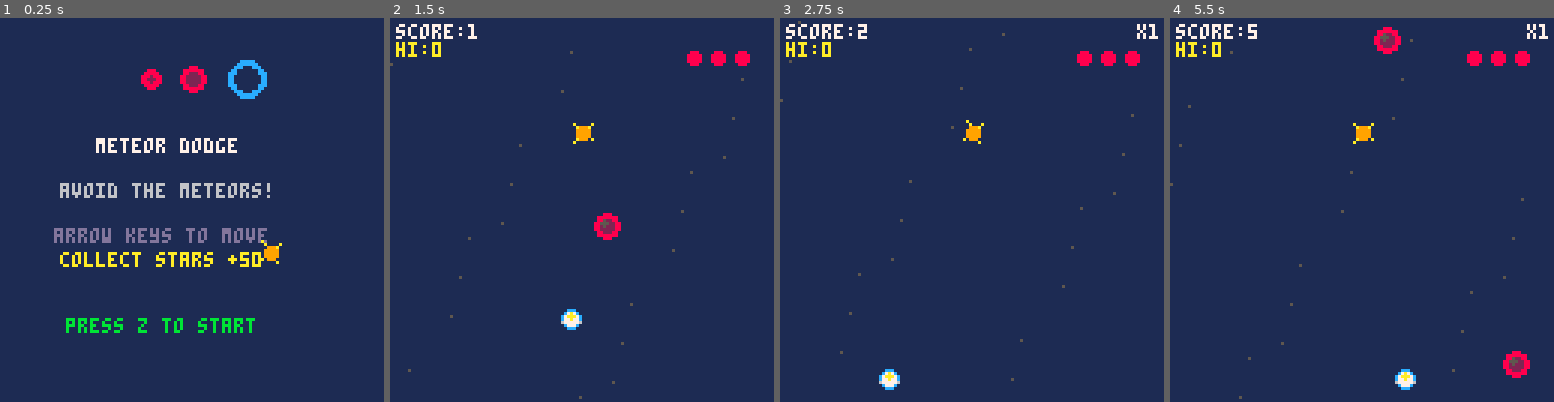
Above: before the commit, frames 1-4 (left to right).
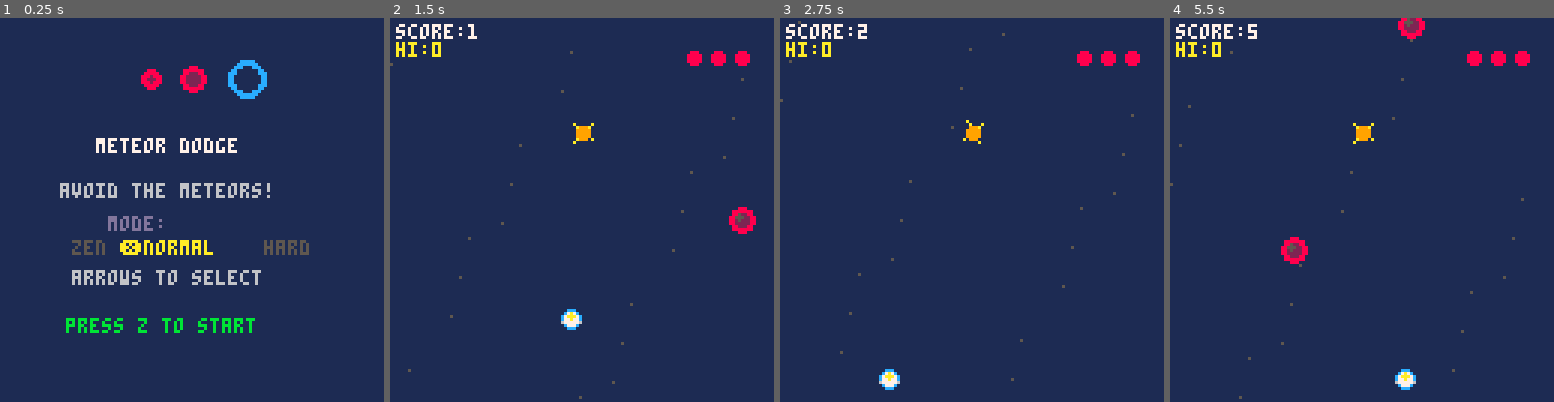
Above: after the commit, the same moments.

Repository: jeffcampbell/game-a-day
Game: PICO-8 cartridge games/2026-02-26/game.p8
Same seed, same stepped clock (60 frames per second), same inputs: the game is played once before the commit and once after it.
Inputs:
- Up to frame 1 (0.25 s): no input
- Up to frame 2 (1.5 s): tap O (Z key) at 0.33, 0.7, 1.43 s; tap X (X key) at 1.07 s
- Up to frame 3 (2.75 s): hold Left 1.97-2.37 s; tap X (X key) at 2.07, 2.4, 2.73 s; tap O (Z key) at 2.22 s; hold Down from 2.42 s (still down)
- Up to frame 4 (5.5 s): release Down at 2.82 s; hold Right 2.87-3.53 s; tap X (X key) every 0.33 s from 3.07 to 5.4 s; tap O (Z key) at 3.1, 3.98, 4.87 s; hold Up 3.58-4.08 s; hold Right 4.13-4.53 s; hold Down 4.58-5.08 s; hold Left from 5.13 s (still down)

The runs differ from the first frame. In frame 1, 3.6% of the frame differs, in the area x 14-81%, y 51-70%; in frame 2, 0.7%; in frame 3, 0.1%; in frame 4, 1.5%.

Commit message:
Add enemy movement patterns and difficulty modes to Meteor Dodge
GAMEPLAY ENHANCEMENTS:
- Added 3 enemy movement patterns during waves:
  * Convergence: meteors spawn wider and arc toward center
  * Scatter: meteors spawn in cluster and spread outward
  * Zigzag: meteors oscillate left/right as they fall
- Patterns rotate every 4-6 seconds during active waves
- Pattern system only activates during waves (idle = normal falling)

DIFFICULTY MODES:
- ZEN MODE: No waves, no boss, relaxed spawning for learning
- NORMAL MODE: Current difficulty (waves at 20s, boss at difficulty 2+)
- HARD MODE: Earlier waves (10s), longer/more intense, boss at difficulty 1+, 20% faster meteors
- Modes selectable from menu with arrow keys
- Selected mode persists across sessions via cartdata
- Menu displays current mode with highlight

TECHNICAL:
- Added difficulty_preset variable (1=zen, 2=normal, 3=hard)
- Added pattern_type and pattern_timer for pattern state machine
- Modified spawn_meteor() to apply velocity based on active pattern
- Updated meteor movement to handle horizontal velocity and zigzag
- All state changes properly logged for testing
- Token usage remains well under 8192 limit

Co-Authored-By: Claude Sonnet 4.5 <noreply@anthropic.com>

Diff:
--- a/games/2026-02-26/game.p8
+++ b/games/2026-02-26/game.p8
@@ -39,6 +39,13 @@
 last_score_time = 0
 last_difficulty = 1
 
+-- difficulty preset: 1=zen, 2=normal, 3=hard
+difficulty_preset = 2
+
+-- pattern system (active during waves)
+pattern_type = nil  -- nil, 1=convergence, 2=scatter, 3=zigzag
+pattern_timer = 0
+
 -- combo system
 combo = 0
 last_combo_time = 0
@@ -91,6 +98,10 @@
 function _init()
   cartdata("meteor_dodge_v1")
   highscore = dget(0)
+  difficulty_preset = dget(1)
+  if difficulty_preset < 1 or difficulty_preset > 3 then
+    difficulty_preset = 2  -- default to normal
+  end
   music(0)  -- menu music
   _log("music:menu")
   _log("init")
@@ -134,9 +145,25 @@
 end
 
 function update_menu()
-  if (test_input() & 16) > 0 then
+  local buttons = test_input()
+
+  -- mode selection with arrow keys
+  if (buttons & 1) > 0 and difficulty_preset > 1 then
+    difficulty_preset -= 1
+    dset(1, difficulty_preset)
+    sfx(4)  -- ui sound
+    _log("mode_select:"..get_mode_name())
+  elseif (buttons & 2) > 0 and difficulty_preset < 3 then
+    difficulty_preset += 1
+    dset(1, difficulty_preset)
+    sfx(4)  -- ui sound
+    _log("mode_select:"..get_mode_name())
+  end
+
+  if (buttons & 16) > 0 then
     sfx(4)  -- ui select
     _log("sfx:ui_select")
+    _log("mode:"..get_mode_name())
     state = "play"
     score = 0
     lives = 3
@@ -154,7 +181,21 @@
     last_score_time = t()
     game_start_time = t()
     wave_state = "idle"
-    wave_timer = 1200 + rnd(600)  -- 20-30 seconds to first wave
+    pattern_type = nil
+    pattern_timer = 0
+
+    -- set wave timing based on difficulty preset
+    if difficulty_preset == 1 then
+      -- zen mode: no waves
+      wave_timer = 999999
+    elseif difficulty_preset == 3 then
+      -- hard mode: waves start at 10s
+      wave_timer = 600 + rnd(300)
+    else
+      -- normal mode: waves start at 20-30s
+      wave_timer = 1200 + rnd(600)
+    end
+
     wave_warning = 0
     boss_active = false
     boss_meteor = nil
@@ -175,6 +216,12 @@
   end
 end
 
+function get_mode_name()
+  if difficulty_preset == 1 then return "zen"
+  elseif difficulty_preset == 3 then return "hard"
+  else return "normal" end
+end
+
 function spawn_meteor()
   -- determine meteor type based on difficulty
   -- types: 1=fast/red, 2=slow/blue, 3=normal/gray
@@ -215,14 +262,40 @@
     crad = 6
   end
 
+  -- apply hard mode speed boost
+  if difficulty_preset == 3 then
+    speed_mult *= 1.2
+  end
+
+  -- calculate spawn position and velocity based on pattern
+  local spawn_x, vx = rnd(112) + 8, 0
+  local vy = (1 + rnd(1 + difficulty * 0.3)) * speed_mult
+
+  if pattern_type == 1 then
+    -- convergence: spawn wider, arc toward center
+    spawn_x = rnd(128)
+    local center_dir = sgn(64 - spawn_x)
+    vx = center_dir * 0.3
+  elseif pattern_type == 2 then
+    -- scatter: spawn center, spread outward
+    spawn_x = 56 + rnd(16)
+    vx = (spawn_x - 64) / 20
+  elseif pattern_type == 3 then
+    -- zigzag: spawn offset, oscillate
+    spawn_x = rnd(112) + 8
+    -- oscillation handled in update
+  end
+
   add(meteors, {
-    x = rnd(112) + 8,
+    x = spawn_x,
     y = -8,
-    speed = (1 + rnd(1 + difficulty * 0.3)) * speed_mult,
+    speed = vy,
+    vx = vx,
     type = mtype,
     size = size,
     crad = crad,
-    near_player = false
+    near_player = false,
+    zigzag_phase = rnd(1)  -- for zigzag pattern
   })
 
   local tname = "normal"
@@ -344,67 +417,114 @@
     last_difficulty = difficulty
   end
 
-  -- wave system
-  wave_timer -= 1
-
-  if wave_state == "idle" then
-    -- countdown to next wave
-    if wave_timer <= 120 and wave_warning == 0 then
-      -- start warning 2 seconds before wave
-      wave_warning = 120
-      sfx(3)  -- warning sound
-      _log("wave_warning")
-    end
-
-    if wave_warning > 0 then
-      wave_warning -= 1
-    end
-
-    if wave_timer <= 0 then
-      -- start wave
-      wave_state = "active"
-      wave_timer = 480 + rnd(240)  -- 8-12 seconds
-      wave_warning = 0
-      sfx(3)
-      _log("wave_start")
-    end
-  elseif wave_state == "active" then
-    -- wave is active - spawn meteors faster
-
-    -- boss spawn logic: end of wave + difficulty 2+
-    if not boss_active and wave_timer <= 180 and wave_timer > 170 and difficulty >= 2 then
-      boss_active = true
-      boss_warning = 60  -- 1 second warning
-      sfx(3)  -- warning sound
-      _log("boss_warning")
-    end
-
-    -- spawn boss after warning
-    if boss_active and boss_warning > 0 then
-      boss_warning -= 1
-      if boss_warning == 0 then
-        boss_meteor = {
-          x = rnd(112) + 8,
-          y = -12,
-          speed = 0.3,
-          type = 4,  -- boss type
-          size = 8,
-          crad = 12,
-          near_player = false,
-          health = 3
-        }
-        _log("boss_spawn")
-      end
-    end
-
-    if wave_timer <= 0 then
-      -- end wave
-      wave_state = "idle"
-      wave_timer = 1200 + rnd(600)  -- 20-30 seconds cooldown
-      boss_active = false
-      boss_meteor = nil
-      boss_warning = 0
-      _log("wave_end")
+  -- wave system (disabled in zen mode)
+  if difficulty_preset != 1 then
+    wave_timer -= 1
+
+    if wave_state == "idle" then
+      -- clear pattern when not in wave
+      if pattern_type != nil then
+        pattern_type = nil
+        _log("pattern:normal")
+      end
+
+      -- countdown to next wave
+      if wave_timer <= 120 and wave_warning == 0 then
+        -- start warning 2 seconds before wave
+        wave_warning = 120
+        sfx(3)  -- warning sound
+        _log("wave_warning")
+      end
+
+      if wave_warning > 0 then
+        wave_warning -= 1
+      end
+
+      if wave_timer <= 0 then
+        -- start wave
+        wave_state = "active"
+
+        -- hard mode: longer, more intense waves
+        if difficulty_preset == 3 then
+          wave_timer = 600 + rnd(300)  -- 10-15 seconds
+        else
+          wave_timer = 480 + rnd(240)  -- 8-12 seconds
+        end
+
+        wave_warning = 0
+
+        -- initialize pattern system
+        pattern_type = 1  -- start with convergence
+        pattern_timer = 240 + rnd(120)  -- 4-6 seconds
+        _log("wave_pattern:convergence")
+
+        sfx(3)
+        _log("wave_start")
+      end
+    elseif wave_state == "active" then
+      -- wave is active - spawn meteors faster
+
+      -- rotate patterns during wave
+      pattern_timer -= 1
+      if pattern_timer <= 0 then
+        -- cycle to next pattern
+        pattern_type += 1
+        if pattern_type > 3 then pattern_type = 1 end
+
+        pattern_timer = 240 + rnd(120)  -- 4-6 seconds
+
+        local pname = "convergence"
+        if pattern_type == 2 then pname = "scatter"
+        elseif pattern_type == 3 then pname = "zigzag" end
+        _log("wave_pattern:"..pname)
+      end
+
+      -- boss spawn logic
+      local boss_difficulty_req = difficulty_preset == 3 and 1 or 2
+      if not boss_active and wave_timer <= 180 and wave_timer > 170 and difficulty >= boss_difficulty_req then
+        boss_active = true
+        boss_warning = 60  -- 1 second warning
+        sfx(3)  -- warning sound
+        _log("boss_warning")
+      end
+
+      -- spawn boss after warning
+      if boss_active and boss_warning > 0 then
+        boss_warning -= 1
+        if boss_warning == 0 then
+          boss_meteor = {
+            x = rnd(112) + 8,
+            y = -12,
+            speed = 0.3,
+            vx = 0,
+            type = 4,  -- boss type
+            size = 8,
+            crad = 12,
+            near_player = false,
+            health = 3,
+            zigzag_phase = 0
+          }
+          _log("boss_spawn")
+        end
+      end
+
+      if wave_timer <= 0 then
+        -- end wave
+        wave_state = "idle"
+
+        -- hard mode: shorter cooldown
+        if difficulty_preset == 3 then
+          wave_timer = 600 + rnd(300)  -- 10-15 seconds
+        else
+          wave_timer = 1200 + rnd(600)  -- 20-30 seconds
+        end
+
+        boss_active = false
+        boss_meteor = nil
+        boss_warning = 0
+        pattern_type = nil
+        _log("wave_end")
+      end
     end
   end
 
@@ -444,6 +564,17 @@
       speed *= slowtime_mult
     end
     m.y += speed
+
+    -- apply horizontal movement based on pattern
+    if m.vx then
+      m.x += m.vx
+    end
+
+    -- zigzag pattern: oscillate left/right
+    if pattern_type == 3 then
+      m.zigzag_phase += 0.02
+      m.x += cos(m.zigzag_phase) * 1.5
+    end
 
     -- track if meteor gets near player (dodge zone)
     if not m.near_player then
@@ -543,6 +674,11 @@
       speed *= slowtime_mult
     end
     boss_meteor.y += speed
+
+    -- apply horizontal movement if present
+    if boss_meteor.vx then
+      boss_meteor.x += boss_meteor.vx
+    end
 
     -- track if boss gets near player (dodge zone)
     if not boss_meteor.near_player then
@@ -757,8 +893,32 @@
 function draw_menu()
   print("meteor dodge", 32, 40, 7)
   print("avoid the meteors!", 20, 55, 6)
-  print("arrow keys to move", 18, 70, 13)
-  print("collect stars +50", 20, 78, 10)
+
+  -- difficulty mode selection
+  print("mode:", 36, 66, 13)
+
+  -- zen mode
+  local zen_col = difficulty_preset == 1 and 10 or 5
+  print("zen", 24, 74, zen_col)
+  if difficulty_preset == 1 then
+    print("\151", 16, 74, 10)  -- arrow
+  end
+
+  -- normal mode
+  local normal_col = difficulty_preset == 2 and 10 or 5
+  print("normal", 48, 74, normal_col)
+  if difficulty_preset == 2 then
+    print("\151", 40, 74, 10)  -- arrow
+  end
+
+  -- hard mode
+  local hard_col = difficulty_preset == 3 and 10 or 5
+  print("hard", 88, 74, hard_col)
+  if difficulty_preset == 3 then
+    print("\151", 80, 74, 10)  -- arrow
+  end
+
+  print("arrows to select", 24, 84, 6)
   print("press z to start", 22, 100, 11)
 
   -- draw example meteors
@@ -771,9 +931,6 @@
   -- slow blue
   circfill(82, 20, 6, 12)
   circfill(82, 20, 4, 1)
-
-  -- draw example star
-  draw_star(90, 78)
 end
 
 function draw_play()
Not shown, changed: games/2026-02-26/game.js
